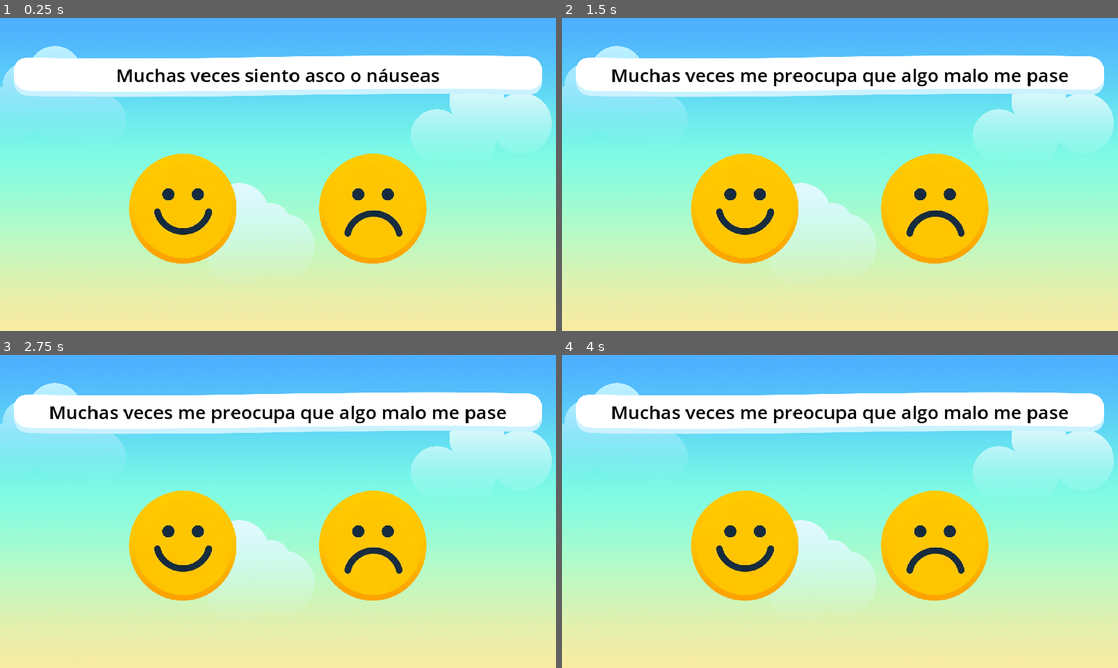
Above: before the commit, frames 1-4 (two rows, left to right).
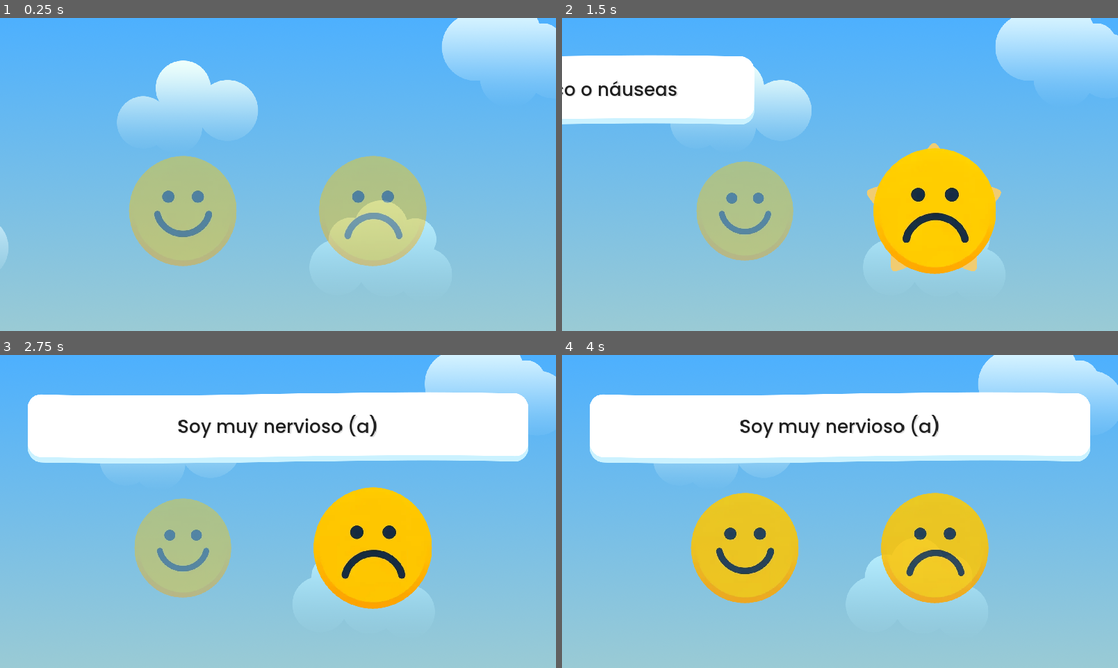
Above: after the commit, the same moments.

Repository: TIC-LPQS-2023B-2024A/hedan-game
Game: Godot game, scene res://src/game.tscn
The game is run twice, just before and just after one commit, with the same random seed, the same clock (stepped at 60 frames per second) and the same inputs.
Inputs (mouse positions are in pixels of both pictures, inside the frame that each line leads up to; where the layout moved, square brackets give the same spot in the first picture):
- Up to frame 1 (0.25 s): no input
- Up to frame 2 (1.5 s): click (745, 208) at 0.52 s; click (934, 212) [934, 208] at 1.25 s
- Up to frame 3 (2.75 s): move the mouse to (400, 495) at 2.02 s
- Up to frame 4 (4 s): move the mouse to (728, 527) at 2.77 s; move the mouse to (895, 442) at 3.52 s

The runs differ from the first frame. In frame 1, 89% of the frame differs, in the area x 0-100%, y 0-100%; in frame 2, 83%; in frame 3, 78%; in frame 4, 82%.

Commit message:
feat: animaciones del cuestionario
Co-Authored-By: Dennis Lincango <76795089+dennis-lincango@users.noreply.github.com>

Diff:
--- /dev/null
+++ b/assets/sprites/answer_options/round-star-svgrepo-com.svg
@@ -0,0 +1 @@
+<svg xmlns="http://www.w3.org/2000/svg" width="800px" height="800px" viewBox="0 0 512 512"><path fill="#ffffff" d="M256 38.013c-22.458 0-66.472 110.3-84.64 123.502-18.17 13.2-136.674 20.975-143.614 42.334-6.94 21.358 84.362 97.303 91.302 118.662 6.94 21.36-22.286 136.465-4.116 149.665 18.17 13.2 118.61-50.164 141.068-50.164 22.458 0 122.9 63.365 141.068 50.164 18.17-13.2-11.056-128.306-4.116-149.665 6.94-21.36 98.242-97.304 91.302-118.663-6.94-21.36-125.444-29.134-143.613-42.335-18.168-13.2-62.182-123.502-84.64-123.502z"/></svg>
--- /dev/null
+++ b/assets/themes/question_theme.tres
@@ -0,0 +1,12 @@
+[gd_resource type="Theme" load_steps=2 format=3 uid="uid://dstxhsipc4oib"]
+
+[ext_resource type="FontFile" uid="uid://bxd7cgpuhmv3g" path="res://assets/fonts/Poppins-Medium.ttf" id="1_08pcv"]
+
+[resource]
+default_font = ExtResource("1_08pcv")
+default_font_size = 64
+Label/colors/font_color = Color(0, 0, 0, 0.866667)
+Label/colors/font_shadow_color = Color(0, 0, 0, 0.121569)
+Label/constants/shadow_offset_x = 3
+Label/constants/shadow_offset_y = 3
+Label/font_sizes/font_size = 64
--- /dev/null
+++ b/src/common/behaviours/cursor_changer.gd
@@ -0,0 +1,20 @@
+extends Node
+
+class_name CursorChanger
+
+@export var normal_cursor = preload ("res://assets/cursors/Cursor.png")
+@export var hover_cursor = preload ("res://assets/cursors/hand.png")
+
+func _ready():
+    if get_parent() != null:
+        get_parent().connect("mouse_entered", self._on_mouse_entered)
+        get_parent().connect("mouse_exited", self._on_mouse_exited)
+    else:
+        connect("mouse_entered", self._on_mouse_entered)
+        connect("mouse_exited", self._on_mouse_exited)
+
+func _on_mouse_entered():
+    Input.set_custom_mouse_cursor(hover_cursor, Input.CURSOR_ARROW, Vector2(16, 10))
+
+func _on_mouse_exited():
+    Input.set_custom_mouse_cursor(normal_cursor, Input.CURSOR_ARROW, Vector2(16, 10))
--- /dev/null
+++ b/src/common/behaviours/hoverable.gd
@@ -0,0 +1,17 @@
+extends Control
+
+class_name Hoverable
+
+var normal_cursor = preload("res://assets/cursors/Cursor.png")
+var hover_cursor = preload("res://assets/cursors/hand.png")
+
+func _ready():
+    mouse_entered.connect(self._on_mouse_entered)
+    mouse_exited.connect(self._on_mouse_exited)
+    Input.set_custom_mouse_cursor(normal_cursor, Input.CURSOR_ARROW, Vector2(16, 10))
+
+func _on_mouse_entered():
+    Input.set_custom_mouse_cursor(hover_cursor, Input.CURSOR_ARROW, Vector2(16, 10))
+
+func _on_mouse_exited():
+    Input.set_custom_mouse_cursor(normal_cursor, Input.CURSOR_ARROW, Vector2(16, 10))
--- /dev/null
+++ b/src/common/behaviours/tween_manager.gd
@@ -0,0 +1,20 @@
+extends Node
+
+class_name TweenManager
+
+@export var tween_animation_player: TweenAnimationPlayer = null
+
+func play_animation(animation_name: String) -> Tween:
+    var parent = get_parent() as Node
+    if parent == null or not parent.is_inside_tree():
+        return
+
+    if tween_animation_player == null:
+        return
+
+    if tween_animation_player.has_method(animation_name) == false:
+        return
+
+    var tween = get_parent().create_tween().set_parallel(true)
+    tween_animation_player.call(animation_name, tween)
+    return tween
--- /dev/null
+++ b/src/common/types/tween_list.gd
@@ -0,0 +1,3 @@
+extends Node
+
+class_name TweenAnimationPlayer
--- /dev/null
+++ b/src/questionnaire/answer_options/answer_option.gd
@@ -0,0 +1,58 @@
+extends TextureButton
+
+class_name AnswerOption
+
+@onready var _tween_manager: TweenManager = $TweenManager
+@onready var _gpu_particles: CPUParticles2D = $CPUParticles2D
+
+var is_in_uninterruptible_animation: bool = false
+signal uninterruptible_animation(is_in_uninterruptible_animation: bool)
+
+signal in_animation(answer: bool)
+
+func _ready():
+    self.pivot_offset = self.size / 2
+    self.modulate = Color(1, 1, 1, 0.85)
+    connect("mouse_entered", self._on_mouse_entered)
+    connect("mouse_exited", self._on_mouse_exited)
+    button_down.connect(_play_hover_to_button_down_animation)
+    button_up.connect(_play_button_down_to_button_up_animation)
+    self._gpu_particles.emitting = false
+
+func _on_mouse_entered():
+    self._play_animation("idle_to_hover_animation")
+
+func _on_mouse_exited():
+    self._play_animation("hover_to_idle_animation")
+
+func play_idle_to_hover_animation():
+    self._play_animation("idle_to_hover_animation")
+
+func play_idle_to_unselected_animation():
+    self._play_animation("idle_to_unselected_animation")
+
+func play_hover_to_idle_animation():
+    self._play_animation("hover_to_idle_animation")
+
+func _play_hover_to_button_down_animation():
+    self._play_animation("hover_to_button_down_animation")
+
+func _play_button_down_to_button_up_animation():
+    var tween = self._play_animation("button_down_to_button_up_animation")
+    if tween == null:
+        return
+
+    self.is_in_uninterruptible_animation = true
+    self._gpu_particles.emitting = true
+    self.uninterruptible_animation.emit(true)
+    await tween.finished
+    self.is_in_uninterruptible_animation = false
+    self.uninterruptible_animation.emit(false)
+    self._gpu_particles.emitting = false
+
+func _play_animation(animation_name) -> Tween:
+    if self.is_in_uninterruptible_animation:
+        return null
+
+    self.in_animation.emit(true)
+    return _tween_manager.play_animation(animation_name)
--- /dev/null
+++ b/src/questionnaire/answer_options/answer_option.tscn
@@ -0,0 +1,65 @@
+[gd_scene load_steps=10 format=3 uid="uid://bap300n4c1k01"]
+
+[ext_resource type="Texture2D" uid="uid://b4bhqb0jmqghf" path="res://assets/sprites/answer_options/happy.png" id="1_yti6h"]
+[ext_resource type="BitMap" uid="uid://bp0nswqohfwt2" path="res://assets/sprites/answer_options/button_mask.png" id="2_6olr5"]
+[ext_resource type="Script" path="res://src/questionnaire/answer_options/answer_option.gd" id="3_cbrdv"]
+[ext_resource type="Script" path="res://src/common/behaviours/cursor_changer.gd" id="4_b1sro"]
+[ext_resource type="Script" path="res://src/common/behaviours/tween_manager.gd" id="5_olpay"]
+[ext_resource type="Script" path="res://src/questionnaire/answer_options/answer_option_tween_animation_player.gd" id="6_oj2wv"]
+[ext_resource type="Texture2D" uid="uid://dec3fsu42guth" path="res://assets/sprites/answer_options/round-star-svgrepo-com.svg" id="7_8ibyd"]
+
+[sub_resource type="Curve" id="Curve_fljol"]
+max_value = 1.5
+_data = [Vector2(0, 0), 0.0, 0.0, 0, 0, Vector2(0.506696, 0.798113), 0.0, 0.0, 0, 0, Vector2(1, 1.04717), 0.0, 0.0, 0, 0]
+point_count = 3
+
+[sub_resource type="Gradient" id="Gradient_olpmh"]
+offsets = PackedFloat32Array(0.75122, 1)
+colors = PackedColorArray(0.912289, 0.912289, 0.912289, 1, 1, 1, 1, 0)
+
+[node name="AnswerOption" type="TextureButton"]
+anchors_preset = -1
+anchor_right = 0.208
+anchor_bottom = 0.37
+offset_right = 0.639984
+offset_bottom = 0.399994
+scale = Vector2(1.1, 1.1)
+size_flags_horizontal = 4
+size_flags_vertical = 4
+texture_normal = ExtResource("1_yti6h")
+texture_click_mask = ExtResource("2_6olr5")
+script = ExtResource("3_cbrdv")
+
+[node name="TweenManager" type="Node" parent="." node_paths=PackedStringArray("tween_animation_player")]
+script = ExtResource("5_olpay")
+tween_animation_player = NodePath("../AnswerOptionTweenAnimationPlayer")
+
+[node name="CursorChanger" type="Node" parent="."]
+script = ExtResource("4_b1sro")
+
+[node name="AnswerOptionTweenAnimationPlayer" type="Node" parent="."]
+script = ExtResource("6_oj2wv")
+
+[node name="CPUParticles2D" type="CPUParticles2D" parent="."]
+z_index = -1
+position = Vector2(196.364, 185.455)
+emitting = false
+amount = 1
+lifetime = 0.5
+one_shot = true
+explosiveness = 1.0
+randomness = 1.0
+lifetime_randomness = 0.34
+fixed_fps = 30
+draw_order = 1
+texture = ExtResource("7_8ibyd")
+direction = Vector2(0, 0)
+spread = 23.65
+gravity = Vector2(0, 0)
+damping_min = 300.0
+damping_max = 300.0
+scale_amount_curve = SubResource("Curve_fljol")
+color = Color(1, 0.849054, 0.472665, 1)
+color_ramp = SubResource("Gradient_olpmh")
+hue_variation_min = -0.11
+hue_variation_max = 0.09
--- /dev/null
+++ b/src/questionnaire/answer_options/answer_option_tween_animation_player.gd
@@ -0,0 +1,25 @@
+extends TweenAnimationPlayer
+
+class_name AnswerOptionTweenAnimationPlayer
+
+@onready var _parent = get_parent()
+
+func idle_to_unselected_animation(tween: Tween):
+    tween.tween_property(self._parent, "scale", Vector2(0.9, 0.9), 0.08).set_trans(Tween.TRANS_SINE)
+    tween.tween_property(self._parent, "modulate", Color(1, 1, 1, 0.4), 0.08).set_trans(Tween.TRANS_SINE).set_ease(Tween.EASE_OUT)
+
+func idle_to_hover_animation(tween: Tween):
+    tween.tween_property(self._parent, "scale", Vector2(1.1, 1.1), 0.08).set_trans(Tween.TRANS_SINE)
+    tween.tween_property(self._parent, "modulate", Color(1, 1, 1, 1), 0.08).set_trans(Tween.TRANS_SINE).set_ease(Tween.EASE_OUT)
+
+func hover_to_idle_animation(tween: Tween):
+    tween.tween_property(self._parent, "scale", Vector2(1.0, 1.0), 0.08).set_trans(Tween.TRANS_SINE)
+    tween.tween_property(self._parent, "modulate", Color(1, 1, 1, 0.85), 0.08).set_trans(Tween.TRANS_SINE).set_ease(Tween.EASE_OUT)
+
+func hover_to_button_down_animation(tween: Tween):
+    tween.tween_property(self._parent, "scale", Vector2(1, 1), 0.02).set_trans(Tween.TRANS_SINE)
+
+func button_down_to_button_up_animation(tween: Tween):
+    tween.tween_property(self._parent, "scale", Vector2(1.2, 1.2), 0.4).set_trans(Tween.TRANS_SINE)
+    tween.tween_property(self._parent, "modulate", Color(1.05, 1.05, 1.05, 1), 0.4).set_trans(Tween.TRANS_SINE).set_ease(Tween.EASE_OUT)
+    tween.tween_property(self._parent, "modulate", Color(1, 1, 1, 1), 0.2).set_trans(Tween.TRANS_SINE).set_ease(Tween.EASE_OUT).set_delay(0.4)
--- /dev/null
+++ b/src/questionnaire/answer_options/answer_options_container.gd
@@ -0,0 +1,77 @@
+extends HBoxContainer
+
+class_name AnswerOptionsContainer
+
+@onready var _yes_option: AnswerOption = $YesOption
+@onready var _no_option: AnswerOption = $NoOption
+signal answer_selected(answer: bool)
+var _is_hovering_yes_option: bool = false
+var _is_hovering_no_option: bool = false
+
+func _ready():
+    _yes_option.connect("mouse_entered", _on_yes_option_mouse_entered)
+    _no_option.connect("mouse_entered", _on_no_option_mouse_entered)
+    _yes_option.connect("mouse_exited", _on_option_mouse_exited)
+    _no_option.connect("mouse_exited", _on_option_mouse_exited)
+    _yes_option.pressed.connect(_on_yes_option_pressed)
+    _no_option.pressed.connect(_on_no_option_pressed)
+    _yes_option.uninterruptible_animation.connect(_on_option_uninterruptible_animation)
+    _no_option.uninterruptible_animation.connect(_on_option_uninterruptible_animation)
+
+func _on_yes_option_mouse_entered():
+    self._is_hovering_yes_option = true
+    _no_option.play_idle_to_unselected_animation()
+
+func _on_no_option_mouse_entered():
+    self._is_hovering_no_option = true
+    _yes_option.play_idle_to_unselected_animation()
+
+func _on_option_mouse_exited():
+    self._is_hovering_yes_option = false
+    self._is_hovering_no_option = false
+    _yes_option.play_hover_to_idle_animation()
+    _no_option.play_hover_to_idle_animation()
+
+func _on_yes_option_pressed():
+    answer_selected.emit(true)
+
+func _on_no_option_pressed():
+    answer_selected.emit(false)
+
+func _on_option_uninterruptible_animation(is_in_uninterruptible_animation: bool):
+    _yes_option.is_in_uninterruptible_animation = is_in_uninterruptible_animation
+    _no_option.is_in_uninterruptible_animation = is_in_uninterruptible_animation
+
+    if is_in_uninterruptible_animation:
+        _yes_option.pressed.disconnect(_on_yes_option_pressed)
+        _no_option.pressed.disconnect(_on_no_option_pressed)
+    else:
+        _yes_option.pressed.connect(_on_yes_option_pressed)
+        _no_option.pressed.connect(_on_no_option_pressed)
+
+    if is_in_uninterruptible_animation:
+        return
+
+    if self._is_hovering_yes_option:
+        _yes_option.play_idle_to_hover_animation()
+        _no_option.play_idle_to_unselected_animation()
+    elif self._is_hovering_no_option:
+        _no_option.play_idle_to_hover_animation()
+        _yes_option.play_idle_to_unselected_animation()
+    else:
+        _yes_option.play_hover_to_idle_animation()
+        _no_option.play_hover_to_idle_animation()
+
+func disable_options():
+    _yes_option.disabled = true
+    _no_option.disabled = true
+    _yes_option.set_mouse_filter(MOUSE_FILTER_IGNORE)
+    _no_option.set_mouse_filter(MOUSE_FILTER_IGNORE)
+    self.set_mouse_filter(MOUSE_FILTER_IGNORE)
+
+func enable_options():
+    _yes_option.disabled = false
+    _no_option.disabled = false
+    _yes_option.set_mouse_filter(MOUSE_FILTER_STOP)
+    _no_option.set_mouse_filter(MOUSE_FILTER_STOP)
+    self.set_mouse_filter(MOUSE_FILTER_STOP)
--- /dev/null
+++ b/src/questionnaire/answer_options/answer_options_container.tscn
@@ -0,0 +1,21 @@
+[gd_scene load_steps=4 format=3 uid="uid://pme1hqw21lmb"]
+
+[ext_resource type="Script" path="res://src/questionnaire/answer_options/answer_options_container.gd" id="1_f20xx"]
+[ext_resource type="PackedScene" uid="uid://bap300n4c1k01" path="res://src/questionnaire/answer_options/answer_option.tscn" id="2_2k670"]
+[ext_resource type="Texture2D" uid="uid://dgdkfl3oixn60" path="res://assets/sprites/answer_options/sad.png" id="6_u4d6t"]
+
+[node name="AnswerOptionsContainer" type="HBoxContainer"]
+custom_minimum_size = Vector2(0, 400)
+offset_right = 1056.0
+offset_bottom = 400.0
+size_flags_horizontal = 4
+size_flags_vertical = 4
+theme_override_constants/separation = 256
+script = ExtResource("1_f20xx")
+
+[node name="YesOption" parent="." instance=ExtResource("2_2k670")]
+layout_mode = 2
+
+[node name="NoOption" parent="." instance=ExtResource("2_2k670")]
+layout_mode = 2
+texture_normal = ExtResource("6_u4d6t")
--- /dev/null
+++ b/src/questionnaire/clouds.gdshader
@@ -0,0 +1,7 @@
+shader_type canvas_item;
+
+uniform float speed = 0.0055;
+
+void vertex() {
+	UV.x += TIME * speed;
+}
--- /dev/null
+++ b/src/questionnaire/question/question_container.gd
@@ -0,0 +1,23 @@
+extends MarginContainer
+
+class_name QuestionContainer
+
+@onready var _question_label = $QuestionLabelContainer/QuestionLabel
+
+signal question_changed()
+
+func set_question(question: String):
+    var tween = create_tween().set_parallel(true)
+    tween.tween_property(self, "position:x", -get_viewport().size.x - self.size.x, 0.3).set_ease(Tween.EASE_IN).set_trans(Tween.TRANS_SINE)
+    await tween.finished
+
+    self.position.x = get_viewport().size.x + self.size.x
+    _question_label.text = question
+
+    tween = create_tween().set_parallel(true)
+    tween.tween_property(self, "position:x", 0, 0.3).set_ease(Tween.EASE_IN).set_trans(Tween.TRANS_SINE)
+    await tween.finished
+    question_changed.emit()
+
+func set_initial_question(question: String):
+    _question_label.text = question
--- /dev/null
+++ b/src/questionnaire/question/question_container.tscn
@@ -0,0 +1,42 @@
+[gd_scene load_steps=4 format=3 uid="uid://c66enw53reggr"]
+
+[ext_resource type="Script" path="res://src/questionnaire/question/question_container.gd" id="1_55bai"]
+[ext_resource type="Texture2D" uid="uid://bm4sb8hw03kwr" path="res://assets/gui/question.png" id="1_di8ui"]
+[ext_resource type="Theme" uid="uid://dstxhsipc4oib" path="res://assets/themes/question_theme.tres" id="2_eg3jj"]
+
+[node name="QuestionContainer" type="MarginContainer"]
+anchors_preset = 10
+anchor_right = 1.0
+offset_bottom = 241.0
+grow_horizontal = 2
+theme_override_constants/margin_left = 96
+theme_override_constants/margin_top = 128
+theme_override_constants/margin_right = 96
+script = ExtResource("1_55bai")
+
+[node name="NinePatchRect" type="NinePatchRect" parent="."]
+layout_mode = 2
+texture = ExtResource("1_di8ui")
+patch_margin_left = 39
+patch_margin_top = 51
+patch_margin_right = 48
+patch_margin_bottom = 62
+
+[node name="QuestionLabelContainer" type="MarginContainer" parent="."]
+custom_minimum_size = Vector2(0, 247)
+layout_mode = 2
+size_flags_vertical = 0
+theme_override_constants/margin_left = 48
+theme_override_constants/margin_top = 24
+theme_override_constants/margin_right = 48
+theme_override_constants/margin_bottom = 32
+
+[node name="QuestionLabel" type="Label" parent="QuestionLabelContainer"]
+custom_minimum_size = Vector2(1600, 0)
+layout_mode = 2
+size_flags_vertical = 1
+theme = ExtResource("2_eg3jj")
+horizontal_alignment = 1
+vertical_alignment = 1
+autowrap_mode = 3
+language = "es_EC"
--- a/src/questionnaire/questionnaire.gd
+++ b/src/questionnaire/questionnaire.gd
@@ -1,6 +1,9 @@
 extends Control
 
 class_name Questionnaire
+
+@onready var _answer_options_container: AnswerOptionsContainer = $AnswerOptionsContainer
+@onready var _question_container: QuestionContainer = $QuestionContainer
 
 var _questions: Array[String] = []
 var _current_question = 0
@@ -8,14 +11,15 @@
 var _answers: Array[Dictionary] = []
 var _start_time: int = 0
 
-
-
-@onready var _question_label: Label = $QuestionContainer/QuestionLabelContainer/QuestionLabel
 signal questions_answered
 
 func _ready():
 	_questions = _parse_csv_to_questions("res://assets/resources/cmasr-2_preguntas.txt")
-	_question_label.text = _questions[0]
+	_question_container.set_initial_question(_questions[0])
+	_answer_options_container.answer_selected.connect(_on_option_pressed)
+	await play_intro_tween()
+	_start_time = Time.get_ticks_msec()
+	_question_container.question_changed.connect(_on_question_changed)
 
 func _parse_csv_to_questions(file_path: String) -> Array[String]:
 	var file = FileAccess.open(file_path, FileAccess.READ)
@@ -34,22 +38,19 @@
 	_start_time = end_time
 
 	_answers.append({
-		"question_id": _current_question + 1,
+		"questionId": _current_question + 1,
 		"answer": answer,
-		"time_taken": time_taken
+		"timeTaken": time_taken
 	})
 
 	_current_question += 1
 	if _current_question >= _questions.size():
 		questions_answered.emit()
 		return
-	_question_label.text = _questions[_current_question]
+	_question_container.set_question(_questions[_current_question])
 
-func _on_yes_option_pressed():
-	_change_to_next_question(true)
-
-func _on_no_option_pressed():
-	_change_to_next_question(false)
+func _on_option_pressed(answer: bool):
+	_change_to_next_question(answer)
 
 func save_answers_to_json():
 	var result = {
@@ -58,3 +59,19 @@
 	}
 	var json_string = JSON.stringify(result)
 	print(json_string)
+
+func play_intro_tween():
+	_answer_options_container.modulate = Color(1, 1, 1, 0)
+	_question_container.modulate = Color(1, 1, 1, 0)
+
+	_answer_options_container.disable_options()
+
+	var intro_tween = create_tween().set_parallel(true)
+	intro_tween.tween_property(_answer_options_container, "modulate", Color(1, 1, 1, 1), 0.5).set_trans(Tween.TRANS_SINE)
+	intro_tween.tween_property(_question_container, "modulate", Color(1, 1, 1, 1), 0.5).set_trans(Tween.TRANS_SINE).set_delay(0.5)
+	await intro_tween.finished
+
+	_answer_options_container.enable_options()
+
+func _on_question_changed():
+	_start_time = Time.get_ticks_msec()
--- a/src/questionnaire/questionnaire.tscn
+++ b/src/questionnaire/questionnaire.tscn
@@ -1,10 +1,15 @@
-[gd_scene load_steps=6 format=3 uid="uid://cre4qj00j1y0e"]
+[gd_scene load_steps=8 format=3 uid="uid://cre4qj00j1y0e"]
 
 [ext_resource type="Script" path="res://src/questionnaire/questionnaire.gd" id="1_lyaks"]
-[ext_resource type="Texture2D" uid="uid://dutc1fqy82h1u" path="res://assets/backgrounds/game_bg.png" id="2_ls5j7"]
-[ext_resource type="Texture2D" uid="uid://bm4sb8hw03kwr" path="res://assets/gui/question.png" id="3_a747l"]
-[ext_resource type="Texture2D" uid="uid://oc03k0sefvvj" path="res://assets/sprites/happy.webp" id="4_b2e8s"]
-[ext_resource type="Texture2D" uid="uid://ct238vgve4uuq" path="res://assets/sprites/sad.webp" id="5_xk01d"]
+[ext_resource type="Texture2D" uid="uid://ddob45mu1rkis" path="res://assets/backgrounds/bg.png" id="2_p1nne"]
+[ext_resource type="Shader" path="res://src/questionnaire/clouds.gdshader" id="3_wh1li"]
+[ext_resource type="Texture2D" uid="uid://dqq025dqhmh3i" path="res://assets/backgrounds/clouds.png" id="4_diebv"]
+[ext_resource type="PackedScene" uid="uid://c66enw53reggr" path="res://src/questionnaire/question/question_container.tscn" id="5_3id7h"]
+[ext_resource type="PackedScene" uid="uid://pme1hqw21lmb" path="res://src/questionnaire/answer_options/answer_options_container.tscn" id="5_k43jj"]
+
+[sub_resource type="ShaderMaterial" id="ShaderMaterial_meq7w"]
+shader = ExtResource("3_wh1li")
+shader_parameter/speed = 0.0055
 
 [node name="Questionnaire" type="Control"]
 layout_mode = 3
@@ -15,59 +20,30 @@
 grow_vertical = 2
 script = ExtResource("1_lyaks")
 
-[node name="TextureRect" type="TextureRect" parent="."]
+[node name="Background" type="TextureRect" parent="."]
+z_index = -1
 layout_mode = 1
-anchors_preset = 15
+anchors_preset = -1
 anchor_right = 1.0
-anchor_bottom = 1.0
+anchor_bottom = 2.22222
 grow_horizontal = 2
 grow_vertical = 2
-texture = ExtResource("2_ls5j7")
-expand_mode = 3
+texture = ExtResource("2_p1nne")
+metadata/_edit_use_anchors_ = true
 
-[node name="QuestionContainer" type="MarginContainer" parent="."]
+[node name="Clouds" type="TextureRect" parent="Background"]
+texture_repeat = 2
+material = SubResource("ShaderMaterial_meq7w")
 layout_mode = 1
 anchors_preset = 10
 anchor_right = 1.0
-offset_bottom = 120.0
 grow_horizontal = 2
-theme_override_constants/margin_left = 48
-theme_override_constants/margin_top = 128
-theme_override_constants/margin_right = 48
+texture = ExtResource("4_diebv")
 
-[node name="NinePatchRect" type="NinePatchRect" parent="QuestionContainer"]
-layout_mode = 2
-size_flags_stretch_ratio = 0.0
-texture = ExtResource("3_a747l")
-patch_margin_left = 24
-patch_margin_top = 60
-patch_margin_right = 24
-patch_margin_bottom = 60
+[node name="QuestionContainer" parent="." instance=ExtResource("5_3id7h")]
+layout_mode = 1
 
-[node name="QuestionLabelContainer" type="MarginContainer" parent="QuestionContainer"]
-layout_mode = 2
-theme_override_constants/margin_left = 24
-theme_override_constants/margin_top = 24
-theme_override_constants/margin_right = 24
-theme_override_constants/margin_bottom = 32
-
-[node name="QuestionLabel" type="Label" parent="QuestionContainer/QuestionLabelContainer"]
-custom_minimum_size = Vector2(1600, 0)
-layout_mode = 2
-size_flags_vertical = 1
-theme_override_colors/font_color = Color(0, 0, 0, 1)
-theme_override_colors/font_shadow_color = Color(0.192157, 0.192157, 0.192157, 0.0941176)
-theme_override_constants/shadow_offset_x = 2
-theme_override_constants/shadow_offset_y = 2
-theme_override_font_sizes/font_size = 64
-text = "
-"
-horizontal_alignment = 1
-vertical_alignment = 1
-autowrap_mode = 3
-
-[node name="AnswerOptions" type="HBoxContainer" parent="."]
-custom_minimum_size = Vector2(0, 400)
+[node name="AnswerOptionsContainer" parent="." instance=ExtResource("5_k43jj")]
 layout_mode = 1
 anchors_preset = 8
 anchor_left = 0.5
@@ -75,26 +51,8 @@
 anchor_right = 0.5
 anchor_bottom = 0.5
 offset_left = -528.0
-offset_top = -81.0
+offset_top = -73.0
 offset_right = 528.0
-offset_bottom = 319.0
+offset_bottom = 327.0
 grow_horizontal = 2
 grow_vertical = 2
-size_flags_horizontal = 4
-size_flags_vertical = 4
-theme_override_constants/separation = 256
-
-[node name="YesOption" type="TextureButton" parent="AnswerOptions"]
-layout_mode = 2
-size_flags_horizontal = 4
-size_flags_vertical = 4
-texture_normal = ExtResource("4_b2e8s")
-
-[node name="NoOption" type="TextureButton" parent="AnswerOptions"]
-layout_mode = 2
-size_flags_horizontal = 4
-size_flags_vertical = 4
-texture_normal = ExtResource("5_xk01d")
-
-[connection signal="pressed" from="AnswerOptions/YesOption" to="." method="_on_yes_option_pressed"]
-[connection signal="pressed" from="AnswerOptions/NoOption" to="." method="_on_no_option_pressed"]
Binary file added: assets/backgrounds/bg.png
Not shown, added: assets/backgrounds/bg.png.import
Binary file added: assets/backgrounds/clouds.png
Not shown, changed: assets/backgrounds/clouds.png.import
Binary file removed: assets/backgrounds/game_bg.png
Binary file added: assets/fonts/Poppins-Medium.ttf
Not shown, added: assets/fonts/Poppins-Medium.ttf.import
Binary file added: assets/sprites/answer_options/button_mask.png
Not shown, added: assets/sprites/answer_options/button_mask.png.import
Binary file added: assets/sprites/answer_options/happy.png
Not shown, added: assets/sprites/answer_options/happy.png.import
Not shown, changed: assets/sprites/answer_options/round-star-svgrepo-com.svg.import
(and 6 more such lines)
